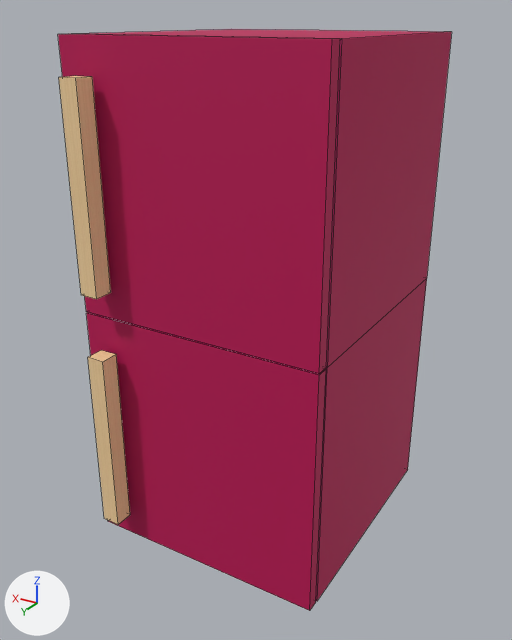
Before and after pictures for a commit that changed the FBX model misoten/Assets/Resources/Models/icebox/icebox.fbx.
The view is the same before and after, from a 50 mm camera at (-2.73, 4.79, 2.12) aimed at (0.01, 0.21, -0.17). Arrows for +X, +Y and +Z are at lower left; the lights stay in place. Mesh edges are drawn as thin lines.
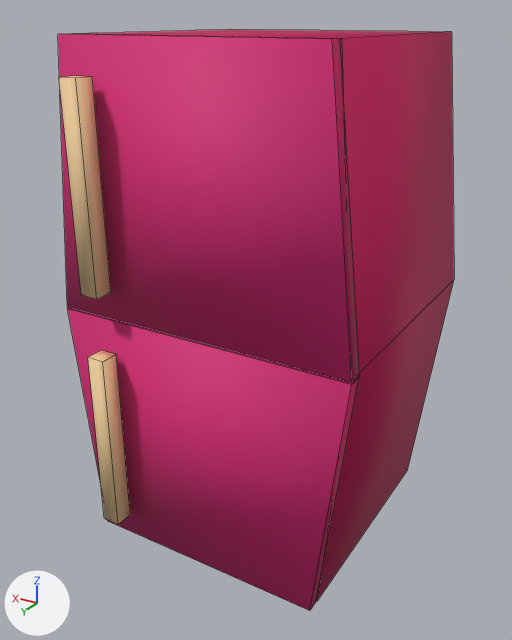
The change, as JSON lines over the scene's bpy script:
```json
{"block": "me_cube", "where": "# used by ob_cube; location = (0.0, 0.0, 0.0)"}
{"op": "remove", "block": "me_cube", "code": "me_cube.from_pydata(...)  # 60 vertices, 51 faces; spans x -1.0..1.0, y -1.0..1.33, z -2.0..2.0"}
{"op": "add", "block": "me_cube", "code": "me_cube.from_pydata(...)  # 60 vertices, 51 faces; spans x -1.23..1.21, y -1.1..1.33, z -2.0..2.0"}
{"block": "me_cube", "change": "me_cube part 1"}
{"op": "set", "path": "me_cube.vertices[7].co", "old": "(0.9, 1.0, -0.1)", "new": "(1.07, 0.99, -0.12)"}
{"op": "set", "path": "me_cube.vertices[24].co", "old": "(-1.0, -1.0, 0.0)", "new": "(-1.21, -1.1, 0.0)", "note": "pixel (426, 278) -> pixel (454, 279)"}
{"op": "set", "path": "me_cube.vertices[25].co", "old": "(-1.0, 1.0, 0.0)", "new": "(-1.21, 1.1, 0.0)", "note": "pixel (327, 367) -> not seen"}
{"op": "set", "path": "me_cube.vertices[26].co", "old": "(1.0, 1.0, 0.0)", "new": "(1.21, 1.1, 0.0)", "note": "not seen -> pixel (68, 307)"}
{"op": "set", "path": "me_cube.vertices[27].co", "old": "(1.0, -1.0, 0.0)", "new": "(1.21, -1.1, 0.0)"}
{"op": "set", "path": "me_cube.vertices[28].co", "old": "(-1.0, 1.02, 0.01)", "new": "(-1.23, 1.01, 0.01)", "note": "pixel (326, 367) -> pixel (359, 375)"}
{"op": "set", "path": "me_cube.vertices[30].co", "old": "(-1.0, 1.12, 0.01)", "new": "(-1.23, 1.13, 0.01)", "note": "pixel (319, 373) -> pixel (351, 382)"}
{"op": "set", "path": "me_cube.vertices[32].co", "old": "(1.0, 1.02, 0.01)", "new": "(1.19, 1.01, 0.01)"}
{"op": "set", "path": "me_cube.vertices[34].co", "old": "(1.0, 1.12, 0.01)", "new": "(1.19, 1.13, 0.01)", "note": "pixel (86, 311) -> pixel (67, 307)"}
{"op": "set", "path": "me_cube.vertices[37].co", "old": "(-1.0, 1.02, 0.0)", "new": "(-1.23, 1.01, 0.0)", "note": "pixel (326, 368) -> pixel (359, 376)"}
{"op": "set", "path": "me_cube.vertices[39].co", "old": "(-1.0, 1.12, 0.0)", "new": "(-1.23, 1.13, 0.0)", "note": "pixel (319, 375) -> pixel (351, 384)"}
{"op": "set", "path": "me_cube.vertices[41].co", "old": "(1.0, 1.02, 0.0)", "new": "(1.19, 1.01, 0.0)"}
{"op": "set", "path": "me_cube.vertices[43].co", "old": "(1.0, 1.12, 0.0)", "new": "(1.19, 1.13, 0.0)", "note": "pixel (86, 313) -> pixel (67, 308)"}
{"block": "me_cube", "change": "me_cube part 2: edges marked sharp go from 88 to 0"}
{"block": "me_cube", "change": "me_cube part 3: texture (UV) coordinates of 9 of 51 faces, centred in x -1.0..1.0, y -1.0..1.12, z -1.0..2.0, changed; they spanned u 0.53..0.7, v 0.6..0.81 and now span u 0.52..0.97, v 0.54..0.85"}
```

What differs and where, as boxes (x1, y1, x2, y2) in the pictures (512 x 640 px; the box of a moved part takes in the faces that stretch with it):
```json
{"object": "Cube", "change": "reshaped, shading changed, surface changed", "before": [58, 29, 452, 611], "after": [58, 29, 454, 611], "on screen": "red to pink"}
{"part": 1, "of": "me_cube", "change": "moved or reshaped", "before": [58, 32, 452, 611], "after": [58, 32, 454, 611]}
{"part": 2, "of": "me_cube", "change": "shading changed", "before": [59, 34, 341, 525], "after": [59, 34, 341, 525]}
{"part": 3, "of": "me_cube", "change": "surface changed", "before": [86, 29, 439, 39], "after": [86, 29, 439, 39]}
```
